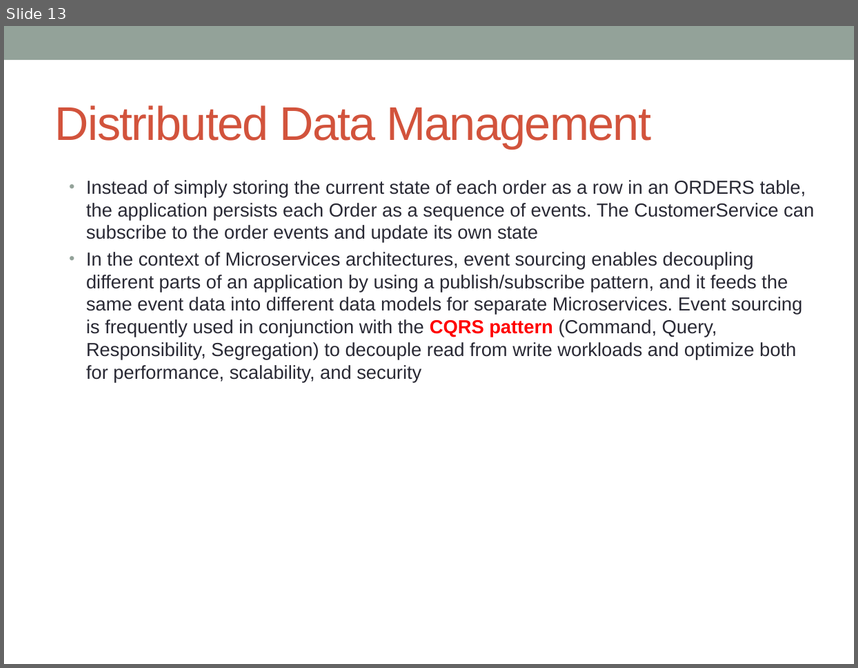
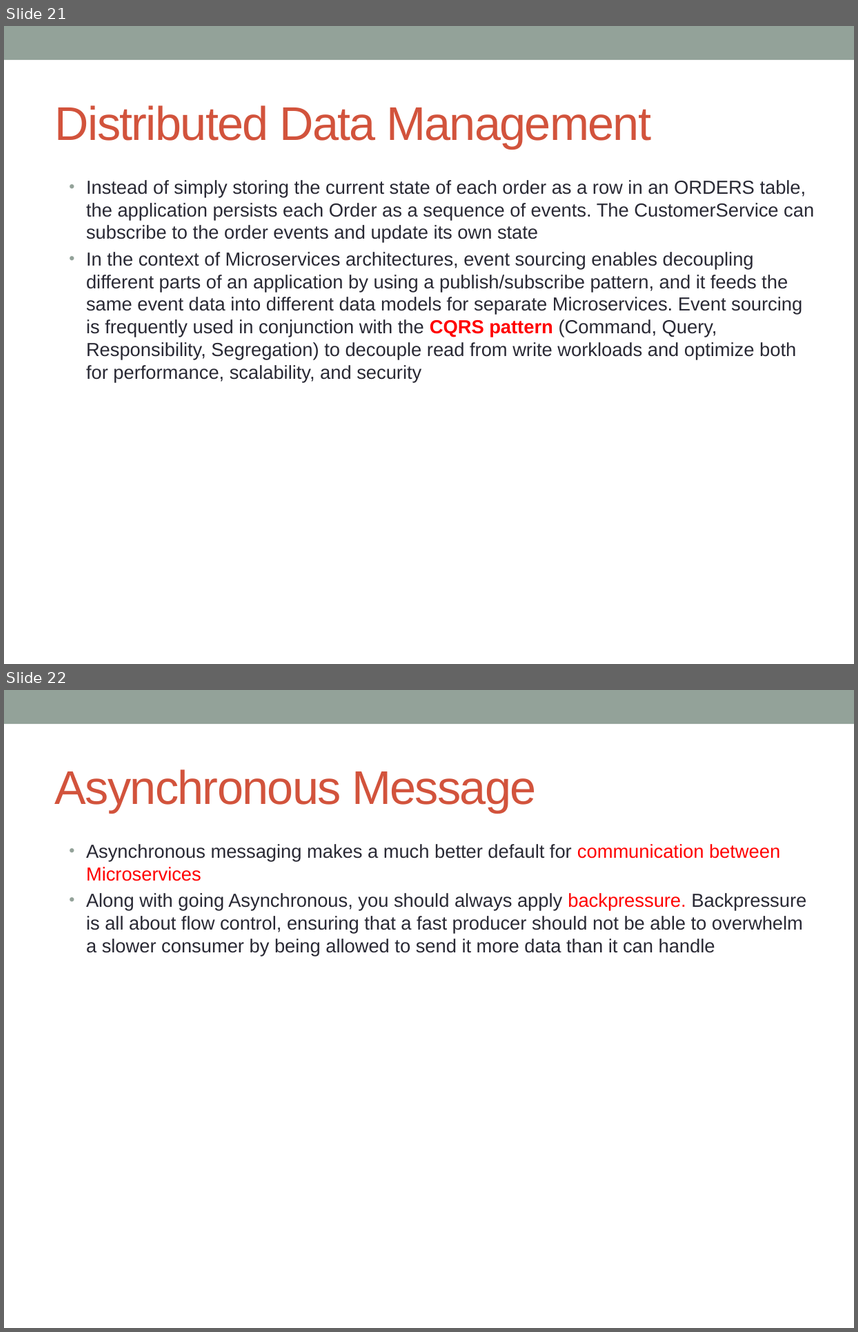
Before and after one commit to notionquest/ProjectDocumentation, a slide deck: Microservices_using_AWS.pptx. Shown one above the other, each under a label of ours: slide 13 before the commit, slides 21 and 22 after it. The pictures are 858x668 and 858x1332 pixels, drawn with LibreOffice and Linux fonts; fonts in the diff are those of the drawing. Boxes give left, top, right and bottom in pixels: in the first picture for what was removed or moved away, otherwise in the second. Text is boxed around its words. In the diff, an @@ line names an element or a change of style, - is before the commit and + after.

```diff
--- a/Microservices_using_AWS.pptx
+++ b/Microservices_using_AWS.pptx
@@ slide 22 added at bbox=[4, 690, 854, 1328], background #FFFFFF; not listed: 1 template element that a slide beside it also shows @@
@@ title added at bbox=[55, 769, 536, 813], 40 pt, text #D2533C @@
+Asynchronous Message
@@ text added at bbox=[86, 844, 806, 956], 16 pt, text #292934 @@
+• Asynchronous messaging makes a much better default for communication between Microservices
+• Along with going Asynchronous, you should always apply backpressure. Backpressure is all about flow control, ensuring that a fast producer should not be able to overwhelm a slower consumer by being allowed to send it more data than it can handle
@@ what was slide 13 is now slide 21 @@
```
Also in this commit, not shown: 1 slide changed, 10 other slides added.
